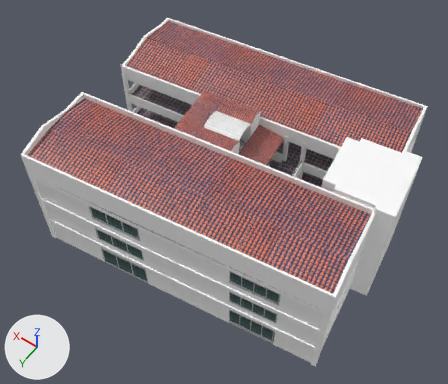
Before and after pictures for a commit that changed the FBX model Assets/_Game/Models/bloque13v2021/bloque13Vfinal.fbx.
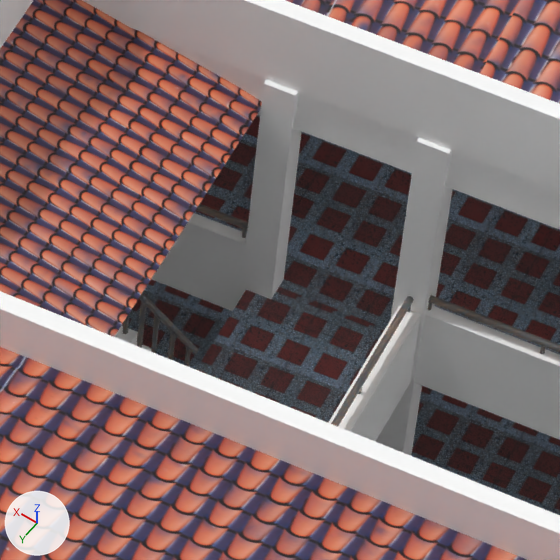
Each version appears first whole from a 50 mm lens placed at (-2.5, -15.17, 12.22), pointed at (1.33, -20.53, 3.79), and next in a close-up on the part from 57% to 71% of the width and 33% to 50% of the height. The axes (+X, +Y, +Z) are drawn at lower left. The lights are the same throughout. Where no turn or scale is listed for an object, it has been applied to the vertices.

In view in the first close-up: 'BLOQUE_13_VARANDALES', 'COLUMNA_CONCRETO1', 'COLUMNA_CONCRETO8', 'CUARTO_PISO_LADRILLO_ROJO', 'LADRILLO_ROJO_CUARTO_PISO', 'LADRILLO_ROJO_CUARTO_PISO_IZQ', 'LADRILLO_ROJO_Y_COLUMNAS', 'TECHO_DER_CUARTO_PISO', 'TECHO_IZQ_CUARTO_PISO', 'TECHO_PEQUEÑO_TERCER_PISO'.
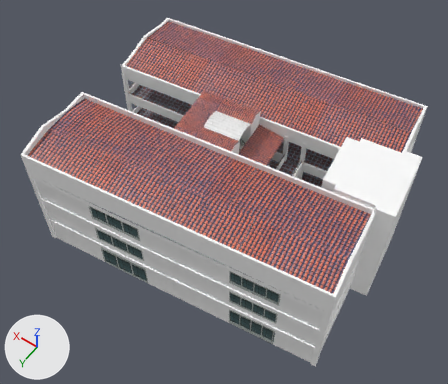
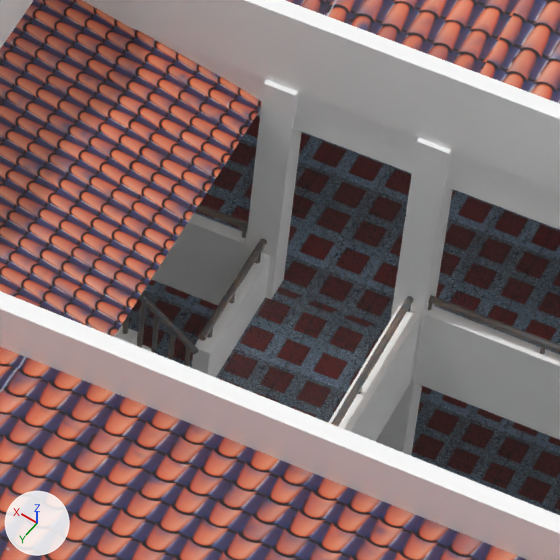
Edits to the scene script, one JSON object a line:
```json
{"op": "add", "block": "mat_lambert1", "code": ["mat_lambert1 = principled_material('lambert1')", "mat_lambert1.base_color = (0.5, 0.5, 0.5)  # grey #bcbcbc"]}
{"op": "add", "block": "me_mesh_050", "code": ["me_mesh_050 = bpy.data.meshes.new('Mesh.050')", "me_mesh_050.from_pydata(...)  # 88 vertices, 120 faces; spans x -0.026..0.026, y -0.148..0.148, z -0.037..0.037", "me_mesh_050.materials.append(mat_color_varandales)  # dark grey #5b5b5f"]}
{"op": "add", "block": "me_mesh_048", "code": ["me_mesh_048 = bpy.data.meshes.new('Mesh.048')", "me_mesh_048.from_pydata([(0.003, -0.149, -0.063), (0.037, -0.144, -0.063), (0.003, -0.149, 0.063), (0.037, -0.144, 0.063), (-0.037, 0.144, 0.063), (-0.003, 0.149, 0.063), (-0.037, 0.144, -0.063), (-0.003, 0.149, -0.063)], [], [(0, 1, 3, 2), (2, 3, 5, 4), (4, 5, 7, 6), (6, 7, 1, 0), (1, 7, 5, 3), (6, 0, 2, 4)])", "for i in [1, 2, 4, 5]: me_mesh_048.polygons[i].material_index = 1", "me_mesh_048.materials.append(mat_lambert1)  # grey #bcbcbc", "me_mesh_048.materials.append(mat_ladrillo_rojo)  # its picture is missing"]}
{"op": "add", "block": "ob_pcylinder5", "code": ["ob_pcylinder5 = bpy.data.objects.new('pCylinder5', me_mesh_050)", "ob_pcylinder5.location = (0.754, -21.386, 4.185)"]}
{"op": "add", "block": "ob_pcube1", "code": ["ob_pcube1 = bpy.data.objects.new('pCube1', me_mesh_048)", "ob_pcube1.location = (0.752, -21.386, 4.117)"]}
```

Pixel boxes (x1, y1, x2, y2) of what changed, in the close-ups (560 x 560 px):
```json
{"object": "pCube1", "change": "added", "after": [192, 253, 270, 378]}
{"object": "pCylinder5", "change": "added", "after": [198, 239, 267, 341]}
```
